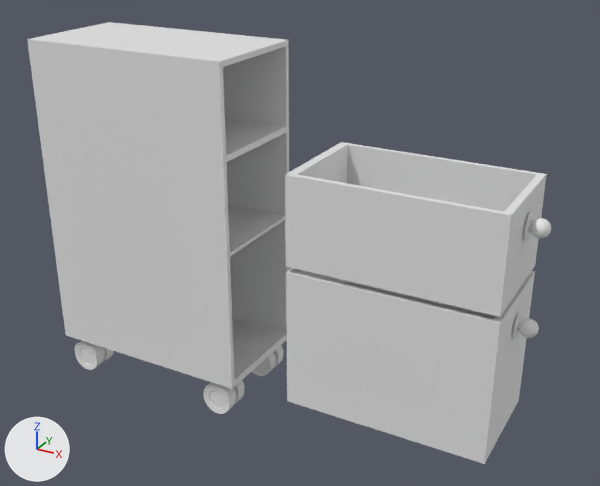
The FBX model Assets/Projeto/Artes/Blender/FPX/Armario pequeno.fbx as it was, and as the next commit left it.
One viewpoint serves both versions: a camera (50 mm lens) standing at (7.35, -9.29, 7.19) and looking at (2.21, 0.06, 2.52). The lights are fixed; the arrows at lower left show +X, +Y and +Z. The older version comes first. Materials are left out; every surface is plain grey. Where no turn or scale is listed for an object, it has been applied to the vertices. Vertices at exactly the same position are counted once.

The first picture shows 'Armario', 'Gaveta', 'Gaveta.001', 'Roda'.
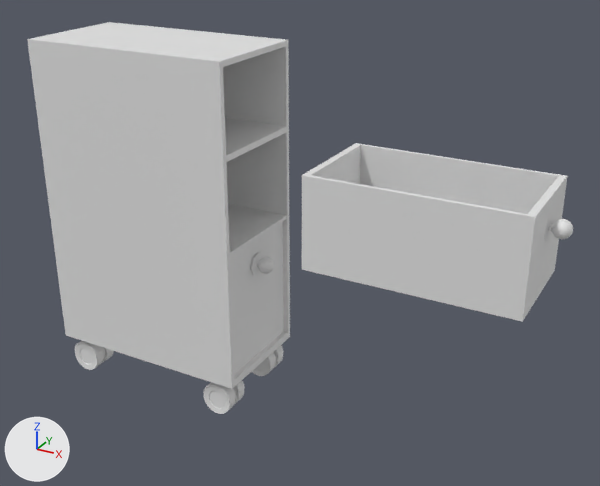
Where the newer file only moved an object's origin or applied its transform, the numbers keep the older frame.

What changed in the scene script:
```text
Change me_cube_004:
    used by ob_gaveta_001; location = (4.49, 0.0, 2.83); scale = (1.43, 0.791, 1.0)
    remove me_cube_004.from_pydata(...)  # 626 vertices, 594 faces; spans x -1.41..0.77, y -1.0..1.0, z -0.26..1.0
    add me_cube_004.from_pydata(...)  # 626 vertices, 594 faces; spans x -1.0..1.2, y -1.0..1.0, z -1.0..1.0
    me_cube_004 part 1: the loose piece of 64 vertices spanning x 0.59..0.6, y -0.21..0.23, z 0.41..0.76 is scaled about its middle by (4.52, 1.02, 1.57), then moved by (0.39, -0.01, -0.2)
    me_cube_004 part 2: the loose piece of 482 vertices spanning x 0.61..0.77, y -0.14..0.16, z 0.47..0.71 is scaled about its middle by (1, 1.02, 1.56), then moved by (0.42, -0.01, -0.2)
    me_cube_004 part 3
    me_cube_004.vertices[0].co: (-1.41, -1.0, -0.26) -> (-1.0, -1.0, -1.0)  # pixel (285, 266) -> pixel (301, 269)
    me_cube_004.vertices[1].co: (-1.32, -0.91, 1.0) -> (-0.93, -0.93, 1.0)  # pixel (296, 174) -> pixel (310, 175)
    me_cube_004.vertices[2].co: (-1.41, 1.0, -0.26) -> (-1.0, 1.0, -1.0)
    me_cube_004.vertices[3].co: (-1.32, 0.91, 1.0) -> (-0.93, 0.93, 1.0)  # pixel (347, 144) -> pixel (360, 145)
    me_cube_004.vertices[4].co: (0.57, -1.0, -0.26) -> (1.0, -1.0, -1.0)  # pixel (500, 317) -> pixel (522, 321)
    me_cube_004.vertices[5].co: (0.5, -0.91, 1.0) -> (0.93, -0.93, 1.0)  # pixel (504, 211) -> pixel (527, 214)
    me_cube_004.vertices[6].co: (0.57, 1.0, -0.26) -> (1.0, 1.0, -1.0)  # pixel (535, 265) -> pixel (554, 270)
    me_cube_004.vertices[7].co: (0.5, 0.91, 1.0) -> (0.93, 0.93, 1.0)  # pixel (537, 174) -> pixel (558, 175)
    me_cube_004.vertices[8].co: (-1.41, -1.0, 1.0) -> (-1.0, -1.0, 1.0)  # pixel (284, 174) -> pixel (301, 175)
    me_cube_004.vertices[9].co: (-1.41, 1.0, 1.0) -> (-1.0, 1.0, 1.0)  # pixel (341, 142) -> pixel (355, 143)
    me_cube_004.vertices[10].co: (0.57, 1.0, 1.0) -> (1.0, 1.0, 1.0)  # pixel (546, 174) -> pixel (567, 175)
    me_cube_004.vertices[11].co: (0.57, -1.0, 1.0) -> (1.0, -1.0, 1.0)  # pixel (511, 215) -> pixel (535, 217)
    me_cube_004.vertices[12].co: (-1.32, -0.91, -0.16) -> (-0.93, -0.93, -0.88)
    me_cube_004.vertices[13].co: (-1.32, 0.91, -0.16) -> (-0.93, 0.93, -0.88)
    me_cube_004.vertices[14].co: (0.5, 0.91, -0.16) -> (0.93, 0.93, -0.88)
    me_cube_004.vertices[15].co: (0.5, -0.91, -0.16) -> (0.93, -0.93, -0.88)
    other edits to the shape of me_cube_004 do not show in these pictures
Change ob_gaveta:
    ob_gaveta.location: (3.91, 0.0, 1.48) -> (0.11, 0.0, 1.48)
Change ob_gaveta_001:
    ob_gaveta_001.location: (4.49, 0.0, 2.83) -> (4.13, 0.0, 3.21)
    ob_gaveta_001.scale: (1.43, 0.791, 1.0) -> (1.43, 0.776, 0.64)
```

Location of each change, [x1, y1, x2, y2] in pixels of the pictures (600 x 486 px; the box of a moved part takes in the faces that stretch with it):
'Gaveta', moved
    before: [286, 268, 539, 464]
    after: [230, 222, 283, 375]
'Gaveta.001', reshaped, moved, rescaled
    before: [285, 142, 551, 317]
    after: [302, 143, 573, 322]
part 1 of me_cube_004, moved or reshaped
    before: [525, 212, 534, 241]
    after: [544, 213, 552, 242]
part 2 of me_cube_004, moved or reshaped
    before: [530, 218, 551, 238]
    after: [552, 219, 573, 239]
part 3 of me_cube_004, moved or reshaped
    before: [285, 142, 547, 317]
    after: [302, 143, 568, 322]
